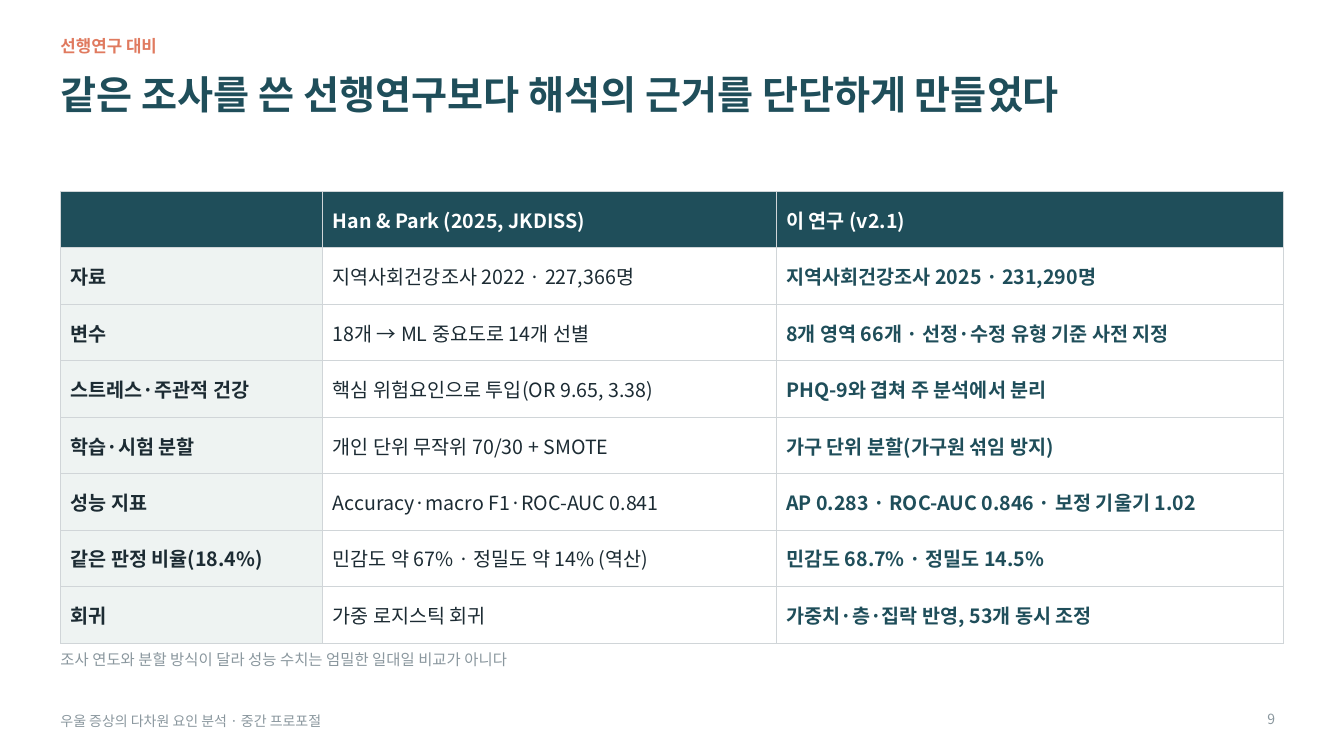
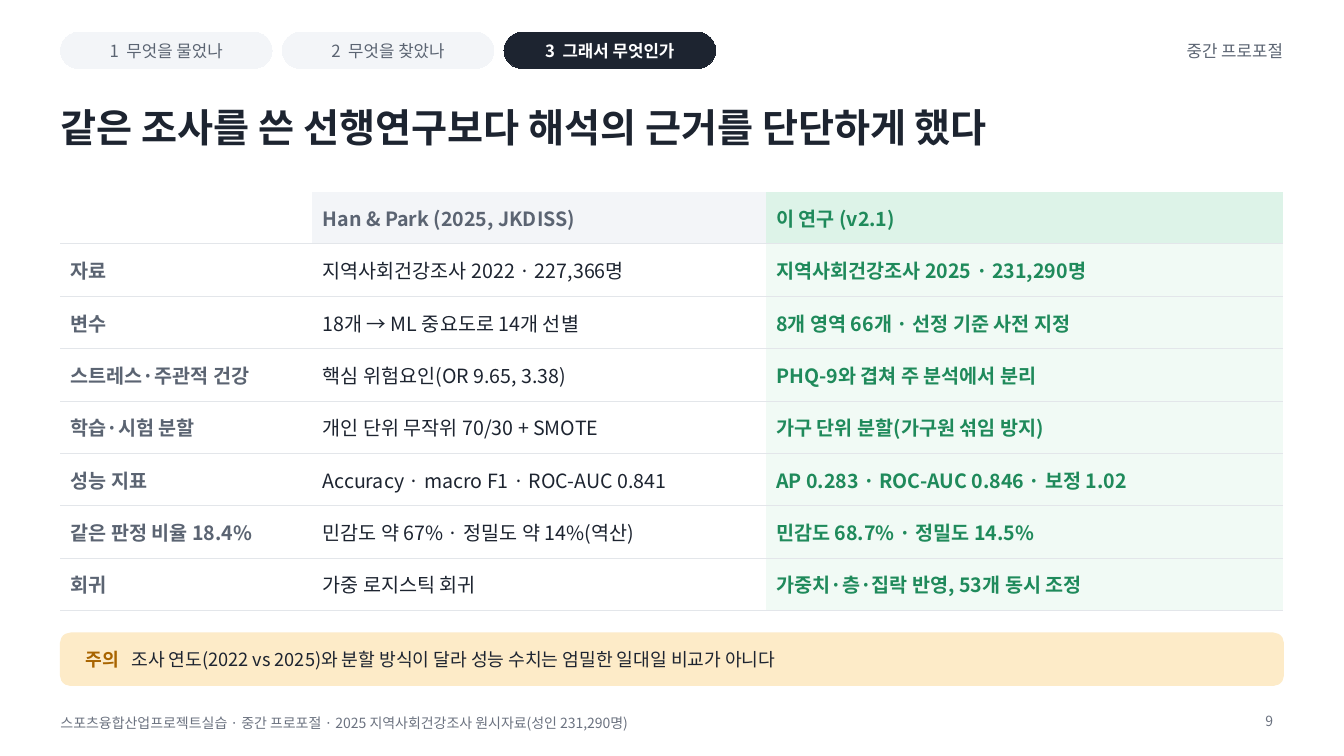
Before and after one commit to 202103116-stack/Depression_MultiDomain_Capstone, a slide deck: slide 9 of presentation/proposal_v2.pptx. Drawn at 1344x756 pixels with LibreOffice and Linux fonts; fonts in the diff are those of the drawing. Boxes give left, top, right and bottom in pixels: in the first picture for what was removed or moved away, otherwise in the second. Text is boxed around its words. In the diff, an @@ line names an element or a change of style, - is before the commit and + after.

```diff
--- a/presentation/proposal_v2.pptx
+++ b/presentation/proposal_v2.pptx
@@ text removed at [60,38,157,54] @@
-선행연구 대비
@@ rounded rectangle added at [60,32,272,69], fill #F3F5F8, outline #F3F5F8 0.75 pt, 12 pt, text #5B6472 @@
+1 무엇을 물었나
@@ rounded rectangle added at [282,32,494,69], fill #F3F5F8, outline #F3F5F8 0.75 pt, 12 pt, text #5B6472 @@
+2 무엇을 찾았나
@@ rounded rectangle added at [504,32,716,69], fill #1D2430, outline #1D2430 0.75 pt, 12 pt, text #FFFFFF, bold @@
+3 그래서 무엇인가
@@ text added at [1187,43,1283,59], 12 pt, text #5B6472 @@
+중간 프로포절
@@ title "같은 조사를 쓴 선행연구보다 해석의 ..." at [60,109,987,146]: vertical alignment top to middle @@
@@ title at [60,109,987,146]: text changed; text colour #1F4E5A to #1D2430 @@
-같은 조사를 쓴 선행연구보다 해석의 근거를 단단하게 만들었다
+같은 조사를 쓴 선행연구보다 해석의 근거를 단단하게 했다
@@ table at [60,192,1284,600] @@
-row 3, column 3: 8개 영역 66개 · 선정·수정 유형 기준 사전 지정
+row 3, column 3: 8개 영역 66개 · 선정 기준 사전 지정
-row 4, column 2: 핵심 위험요인으로 투입(OR 9.65, 3.38)
+row 4, column 2: 핵심 위험요인(OR 9.65, 3.38)
-row 6, column 2: Accuracy·macro F1·ROC-AUC 0.841
+row 6, column 2: Accuracy · macro F1 · ROC-AUC 0.841
-row 6, column 3: AP 0.283 · ROC-AUC 0.846 · 보정 기울기 1.02
+row 6, column 3: AP 0.283 · ROC-AUC 0.846 · 보정 1.02
-row 7, column 1: 같은 판정 비율(18.4%)
+row 7, column 1: 같은 판정 비율 18.4%
-row 7, column 2: 민감도 약 67% · 정밀도 약 14% (역산)
+row 7, column 2: 민감도 약 67% · 정밀도 약 14%(역산)
@@ fill #1F4E5A to #FFFFFF in row 1, column 1 @@
@@ fill #1F4E5A to #F3F5F8 in row 1, column 2 @@
@@ fill #1F4E5A to #DDF3E8 in row 1, column 3 @@
@@ fill #EEF3F2 to none in 7 cells @@
@@ fill none to #F1FAF5 in 7 cells @@
@@ text colour #FFFFFF to #5B6472 in "Han & Park (2025, JKDISS)" @@
@@ text colour #FFFFFF to #1F8A5B in "이 연구 (v2.1)" @@
@@ text colour #1C2B33 to #5B6472 in "자료", "변수", "스트레스·주관적 건강", "학습·시험 분할" and 2 more places @@
@@ text colour #1C2B33 to #1D2430 in "지역사회건강조사 2022 · 227,366명", "18개 → ML 중요도로 14개 선별", "개인 단위 무작위 70/30 + SMOTE", "가중 로지스틱 회귀" @@
@@ text colour #1F4E5A to #1F8A5B in "지역사회건강조사 2025 · 231,290명", "PHQ-9와 겹쳐 주 분석에서 분리", "가구 단위 분할(가구원 섞임 방지)", "민감도 68.7% · 정밀도 14.5%" and 1 more places @@
@@ borders changed @@
@@ rounded rectangle added at [60,633,1284,686], fill #FDEBC8, outline #FDEBC8 0.75 pt @@
@@ text at [86,650,775,670]: text changed; size 11 to 13 pt; text colour #8A979E to #1D2430 @@
-조사 연도와 분할 방식이 달라 성능 수치는 엄밀한 일대일 비교가 아니다
+주의 조사 연도(2022 vs 2025)와 분할 방식이 달라 성능 수치는 엄밀한 일대일 비교가 아니다
@@ text "주의 조사 연도(2022 vs 2025)와 ..." at [86,650,775,670]: vertical alignment top to middle @@
@@ text removed at [60,714,321,727] @@
-우울 증상의 다차원 요인 분석 · 중간 프로포절
@@ text added at [60,716,628,731], 10 pt, text #6B7280 @@
+스포츠융합산업프로젝트실습 · 중간 프로포절 · 2025 지역사회건강조사 원시자료(성인 231,290명)
@@ page number at [1265,715,1273,726]: text colour #8A979E to #6B7280 @@
```
Also in this commit, not shown: 16 other slides changed, 1 other file.
